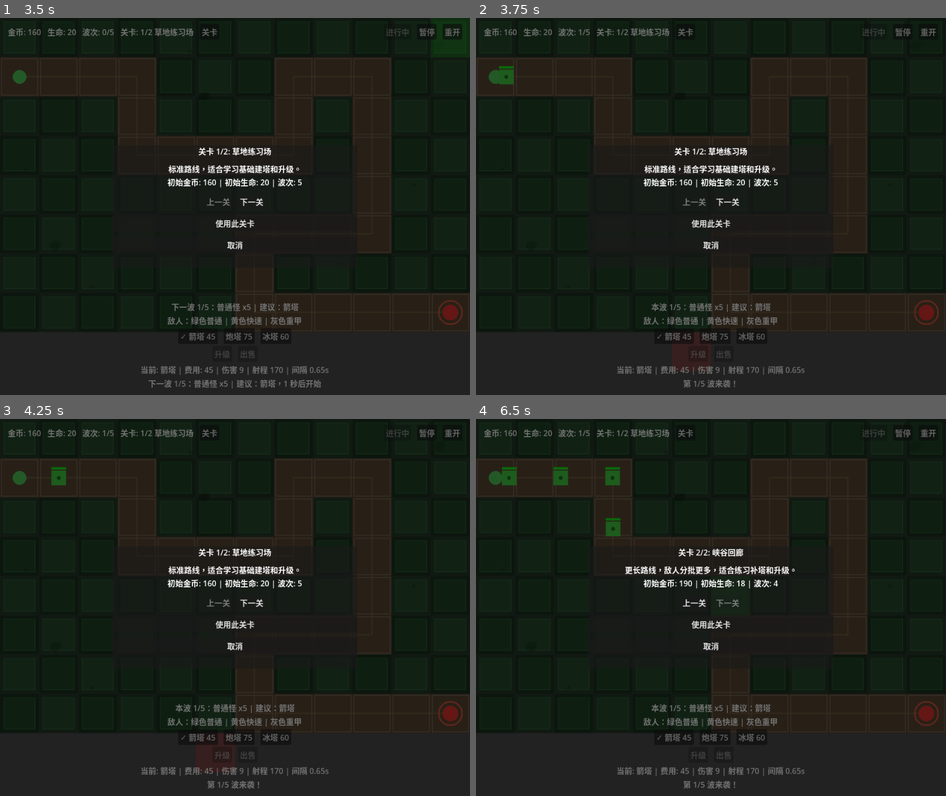
Above: before the commit, frames 1-4 (two rows, left to right).
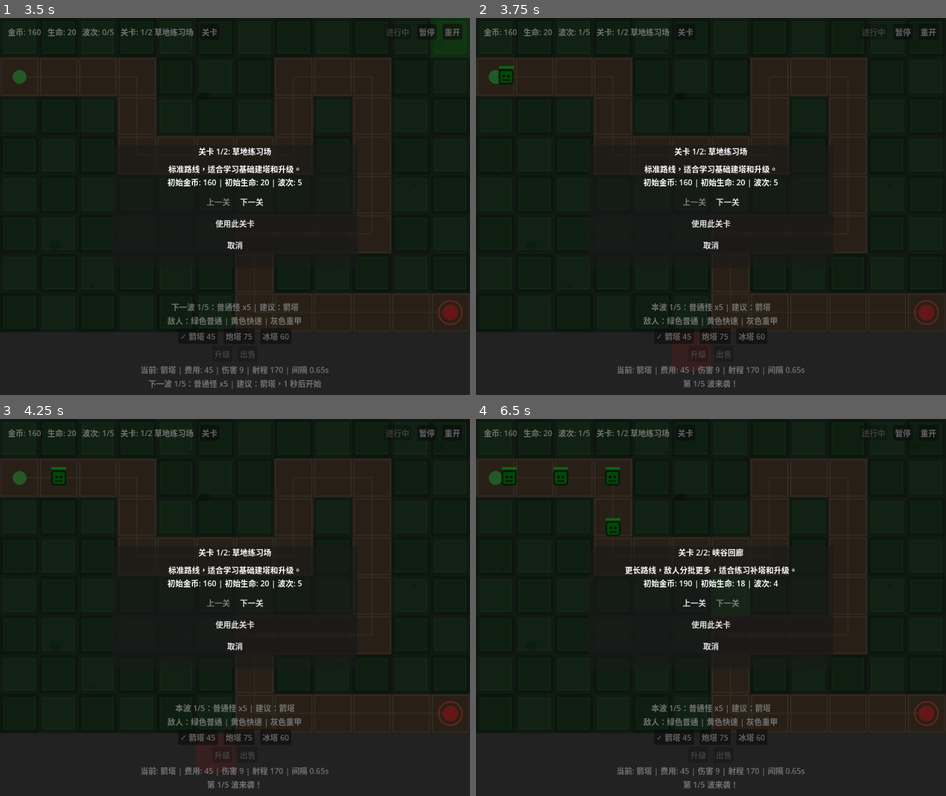
Above: after the commit, the same moments.

Repository: liang04/TowerDefense
Game: Godot game, scene res://scenes/main.tscn
Same seed, same stepped clock (60 frames per second), same inputs: the game is played once before the commit and once after it.
Inputs:
- Up to frame 1 (3.5 s): click "开始" at 0.5 s; click "关卡" at 1.25 s; click "暂停" at 2 s; click "重开" at 2.75 s
- Up to frame 2 (3.75 s): click "✓ 箭塔 45" at 3.5 s
- Up to frame 3 (4.25 s): no input
- Up to frame 4 (6.5 s): click "炮塔 75" at 4.25 s; click "冰塔 60" at 5 s; click "下一关" at 5.75 s

Frame 1 is identical in both runs. In frame 2, 0.1% of the frame differs, in the area x 4-9%, y 13-18%; in frame 3, 0.1%; in frame 4, 0.5%, in the area x 5-31%, y 13-32%.

Commit message:
Add simple SVG art assets

Diff:
--- /dev/null
+++ b/assets/enemies/grunt.svg
@@ -0,0 +1,7 @@
+<svg xmlns="http://www.w3.org/2000/svg" width="48" height="48" viewBox="0 0 48 48">
+  <rect x="9" y="9" width="30" height="30" rx="5" fill="#22c55e"/>
+  <rect x="9" y="9" width="30" height="30" rx="5" fill="none" stroke="#14532d" stroke-width="4"/>
+  <circle cx="19" cy="22" r="3" fill="#052e16"/>
+  <circle cx="29" cy="22" r="3" fill="#052e16"/>
+  <path d="M17 31 H31" stroke="#052e16" stroke-width="3" stroke-linecap="round"/>
+</svg>
--- /dev/null
+++ b/assets/enemies/runner.svg
@@ -0,0 +1,5 @@
+<svg xmlns="http://www.w3.org/2000/svg" width="48" height="48" viewBox="0 0 48 48">
+  <path d="M24 4 L44 24 L24 44 L4 24 Z" fill="#facc15"/>
+  <path d="M24 4 L44 24 L24 44 L4 24 Z" fill="none" stroke="#713f12" stroke-width="4"/>
+  <path d="M17 25 L24 13 L31 25 H26 L30 35 L18 21 H23 Z" fill="#111827"/>
+</svg>
--- /dev/null
+++ b/assets/enemies/tank.svg
@@ -0,0 +1,6 @@
+<svg xmlns="http://www.w3.org/2000/svg" width="56" height="56" viewBox="0 0 56 56">
+  <rect x="7" y="11" width="42" height="34" rx="6" fill="#78716c"/>
+  <rect x="7" y="11" width="42" height="34" rx="6" fill="none" stroke="#292524" stroke-width="5"/>
+  <rect x="16" y="20" width="24" height="16" rx="3" fill="#a8a29e"/>
+  <path d="M13 27 H43 M20 17 V39 M36 17 V39" stroke="#44403c" stroke-width="3" stroke-linecap="round"/>
+</svg>
--- /dev/null
+++ b/assets/towers/arrow_tower.svg
@@ -0,0 +1,7 @@
+<svg xmlns="http://www.w3.org/2000/svg" width="64" height="64" viewBox="0 0 64 64">
+  <circle cx="32" cy="34" r="24" fill="#111827"/>
+  <rect x="16" y="27" width="32" height="26" rx="4" fill="#3b82f6"/>
+  <path d="M32 7 L54 29 H10 Z" fill="#172554"/>
+  <path d="M32 13 L44 26 H20 Z" fill="#93c5fd"/>
+  <circle cx="32" cy="39" r="6" fill="#f8fafc"/>
+</svg>
--- /dev/null
+++ b/assets/towers/cannon_tower.svg
@@ -0,0 +1,7 @@
+<svg xmlns="http://www.w3.org/2000/svg" width="64" height="64" viewBox="0 0 64 64">
+  <circle cx="32" cy="36" r="24" fill="#111827"/>
+  <circle cx="32" cy="39" r="19" fill="#f97316"/>
+  <rect x="26" y="6" width="12" height="34" rx="4" fill="#27272a"/>
+  <circle cx="32" cy="10" r="8" fill="#09090b"/>
+  <circle cx="32" cy="39" r="6" fill="#fff7ed"/>
+</svg>
--- /dev/null
+++ b/assets/towers/frost_tower.svg
@@ -0,0 +1,6 @@
+<svg xmlns="http://www.w3.org/2000/svg" width="64" height="64" viewBox="0 0 64 64">
+  <circle cx="32" cy="32" r="25" fill="#082f49"/>
+  <path d="M32 5 L58 32 L32 59 L6 32 Z" fill="#38bdf8"/>
+  <path d="M32 15 L48 32 L32 49 L16 32 Z" fill="#e0f2fe"/>
+  <path d="M32 10 V54 M10 32 H54 M18 18 L46 46 M46 18 L18 46" stroke="#0ea5e9" stroke-width="3" stroke-linecap="round"/>
+</svg>
--- a/scripts/enemy.gd
+++ b/scripts/enemy.gd
@@ -1,6 +1,13 @@
 ## 敌人脚本
 ## 沿 GameManager 中定义的路径点移动，到达终点扣玩家生命
 extends Node2D
+
+const ENEMY_ART_PATHS := {
+	"grunt": "res://assets/enemies/grunt.svg",
+	"runner": "res://assets/enemies/runner.svg",
+	"tank": "res://assets/enemies/tank.svg",
+}
+static var _enemy_art_textures: Dictionary = {}
 
 ## ---- 属性 ----
 var max_hp: int = 30
@@ -95,6 +102,26 @@
 	var segment_progress := segment_start.distance_to(global_position) / segment_length
 	return float(previous_index) + clampf(segment_progress, 0.0, 1.0)
 
+func _get_enemy_art_texture() -> Texture2D:
+	if enemy_type in _enemy_art_textures:
+		return _enemy_art_textures[enemy_type]
+	if not (enemy_type in ENEMY_ART_PATHS):
+		return null
+
+	var path := String(ENEMY_ART_PATHS[enemy_type])
+	var svg_text := FileAccess.get_file_as_string(path)
+	if svg_text.is_empty():
+		return null
+
+	var image := Image.new()
+	var error := image.load_svg_from_string(svg_text)
+	if error != OK:
+		return null
+
+	var texture := ImageTexture.create_from_image(image)
+	_enemy_art_textures[enemy_type] = texture
+	return texture
+
 ## ---- 内部方法 ----
 
 ## 被击杀
@@ -108,7 +135,7 @@
 	GameManager.lose_life(1)
 	queue_free()
 
-## ---- 绘制（用色块代替美术资源） ----
+## ---- 绘制美术资源、状态和血条 ----
 func _draw() -> void:
 	var color: Color
 
@@ -122,19 +149,17 @@
 	if _hit_flash_timer > 0.0:
 		color = color.lerp(Color.WHITE, 0.65)
 
-	if enemy_type == "runner":
+	var art_texture := _get_enemy_art_texture()
+	if art_texture:
+		var size := Vector2(44, 44) if enemy_type != "tank" else Vector2(52, 52)
+		draw_texture_rect(art_texture, Rect2(-size * 0.5, size), false, color)
+	elif enemy_type == "runner":
 		var runner_shape := PackedVector2Array([
 			Vector2(0, -18), Vector2(18, 0), Vector2(0, 18), Vector2(-18, 0)
 		])
 		draw_polygon(runner_shape, PackedColorArray([color]))
-		draw_circle(Vector2(0, 0), 5.0, Color(0.12, 0.12, 0.08, 0.65))
-	elif enemy_type == "tank":
-		draw_rect(Rect2(-19, -17, 38, 34), Color(0.12, 0.1, 0.08))
-		draw_rect(Rect2(-16, -14, 32, 28), color)
-		draw_line(Vector2(-10, -3), Vector2(10, -3), Color(0.18, 0.16, 0.13), 3.0)
 	else:
 		draw_rect(Rect2(-15, -15, 30, 30), color)
-		draw_circle(Vector2(0, 0), 4.0, Color(0.08, 0.12, 0.08, 0.55))
 
 	if _slow_timer > 0.0:
 		draw_rect(Rect2(-18, -18, 36, 36), Color(0.4, 0.85, 1.0, 0.35), false, 2.0)
--- a/scripts/tower.gd
+++ b/scripts/tower.gd
@@ -3,6 +3,13 @@
 extends Node2D
 
 var _projectile_scene: PackedScene = preload("res://scenes/projectile.tscn")
+
+const TOWER_ART_PATHS := {
+	"arrow": "res://assets/towers/arrow_tower.svg",
+	"cannon": "res://assets/towers/cannon_tower.svg",
+	"frost": "res://assets/towers/frost_tower.svg",
+}
+static var _tower_art_textures: Dictionary = {}
 
 ## ---- 属性 ----
 var tower_type: String = "arrow"
@@ -98,6 +105,26 @@
 		current = current.get_parent()
 	return null
 
+func _get_tower_art_texture() -> Texture2D:
+	if tower_type in _tower_art_textures:
+		return _tower_art_textures[tower_type]
+	if not (tower_type in TOWER_ART_PATHS):
+		return null
+
+	var path := String(TOWER_ART_PATHS[tower_type])
+	var svg_text := FileAccess.get_file_as_string(path)
+	if svg_text.is_empty():
+		return null
+
+	var image := Image.new()
+	var error := image.load_svg_from_string(svg_text)
+	if error != OK:
+		return null
+
+	var texture := ImageTexture.create_from_image(image)
+	_tower_art_textures[tower_type] = texture
+	return texture
+
 func setup(new_tower_type: String, new_grid_cell: Vector2i) -> void:
 	tower_type = new_tower_type
 	grid_cell = new_grid_cell
@@ -155,29 +182,17 @@
 		attack_area.get_node("CollisionShape2D").shape = shape
 	queue_redraw()
 
-## ---- 绘制（用色块代替美术资源） ----
+## ---- 绘制美术资源与攻击提示 ----
 func _draw() -> void:
 	var draw_color := body_color if _shot_flash_timer <= 0.0 else Color(1.0, 0.9, 0.25)
-	draw_circle(Vector2.ZERO, 28.0, Color(0.07, 0.09, 0.11))
-
-	if tower_type == "cannon":
-		draw_circle(Vector2.ZERO, 23.0, draw_color)
-		draw_rect(Rect2(-8, -38, 16, 38), Color(0.12, 0.12, 0.13))
-		draw_circle(Vector2(0, -34), 7.0, Color(0.06, 0.06, 0.07))
-	elif tower_type == "frost":
-		var points := PackedVector2Array([
-			Vector2(0, -30), Vector2(28, 0), Vector2(0, 30), Vector2(-28, 0)
-		])
-		draw_polygon(points, PackedColorArray([draw_color]))
-		draw_arc(Vector2.ZERO, 18.0, 0, TAU, 6, Color(0.8, 1.0, 1.0, 0.9), 3.0)
+	var art_texture := _get_tower_art_texture()
+	if art_texture:
+		var modulate := Color.WHITE if _shot_flash_timer <= 0.0 else Color(1.25, 1.15, 0.65)
+		draw_texture_rect(art_texture, Rect2(-32, -34, 64, 64), false, modulate)
 	else:
-		draw_rect(Rect2(-22, -18, 44, 38), draw_color)
-		var arrow_head := PackedVector2Array([
-			Vector2(0, -36), Vector2(24, -12), Vector2(-24, -12)
-		])
-		draw_polygon(arrow_head, PackedColorArray([Color(0.12, 0.18, 0.35)]))
-
-	draw_circle(Vector2(0, 0), 5.0 + float(level) * 2.0, Color(1, 1, 1, 0.78))
+		draw_circle(Vector2.ZERO, 24.0, draw_color)
+
+	draw_circle(Vector2(0, 0), 4.0 + float(level) * 2.0, Color(1, 1, 1, 0.78))
 
 	draw_arc(Vector2.ZERO, attack_range, 0, TAU, 64, Color(0.35, 0.55, 1.0, 0.18), 1.0)
 
Not shown, changed: docs/game_design.md
